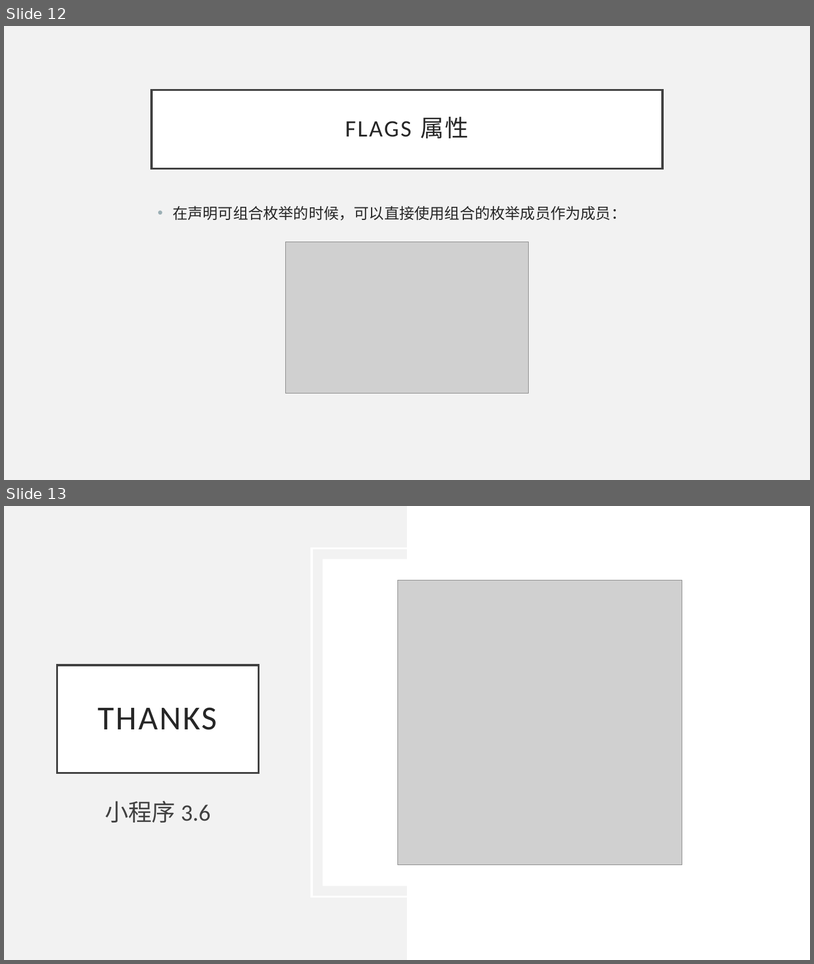
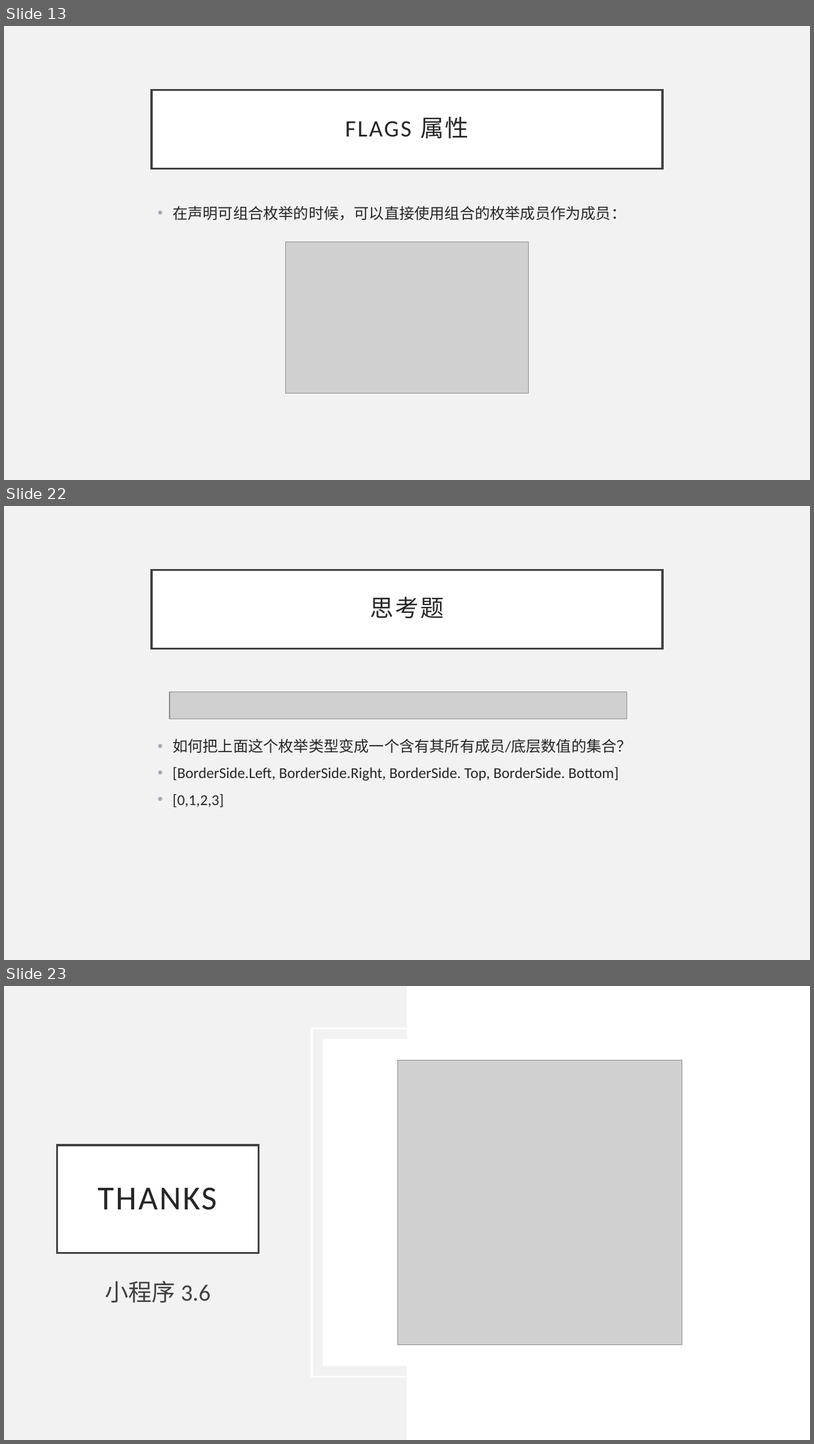
Before and after one commit to BillSon68/CSharp-Tutorial, a slide deck: Chapter 03/310 - 枚举和嵌套类型.pptx. Shown one above the other, each under a label of ours: slides 12 and 13 before the commit, slides 13, 22 and 23 after it; the slides between them are not shown. The pictures are 814x964 and 814x1444 pixels, drawn with LibreOffice and Linux fonts; fonts in the diff are those of the drawing; grey boxes stand for pictures. Boxes give left, top, right and bottom in pixels: in the first picture for what was removed or moved away, otherwise in the second. Text is boxed around its words. In the diff, an @@ line names an element or a change of style, - is before the commit and + after.

```diff
--- a/Chapter 03/310 - 枚举和嵌套类型.pptx
+++ b/Chapter 03/310 - 枚举和嵌套类型.pptx
@@ slide 22 added at <box>4,506,810,960</box>, background #F2F2F2 @@
@@ title added at <box>152,570,663,648</box>, fill #FFFFFF, outline #404040 2.5 pt, 28 pt, text #262626 @@
+思考题
@@ picture added at <box>170,692,627,719</box> @@
@@ text added at <box>173,738,632,807</box>, 18 pt, text #262626 @@
+• 如何把上面这个枚举类型变成一个含有其所有成员/底层数值的集合？
+• [BorderSide.Left, BorderSide.Right, BorderSide. Top, BorderSide. Bottom]
+• [0,1,2,3]
@@ what was slide 12 is now slide 13 @@
@@ what was slide 13 is now slide 23 @@
```
Also in this commit, not shown: 1 slide changed, 9 other slides added, 2 other files.
